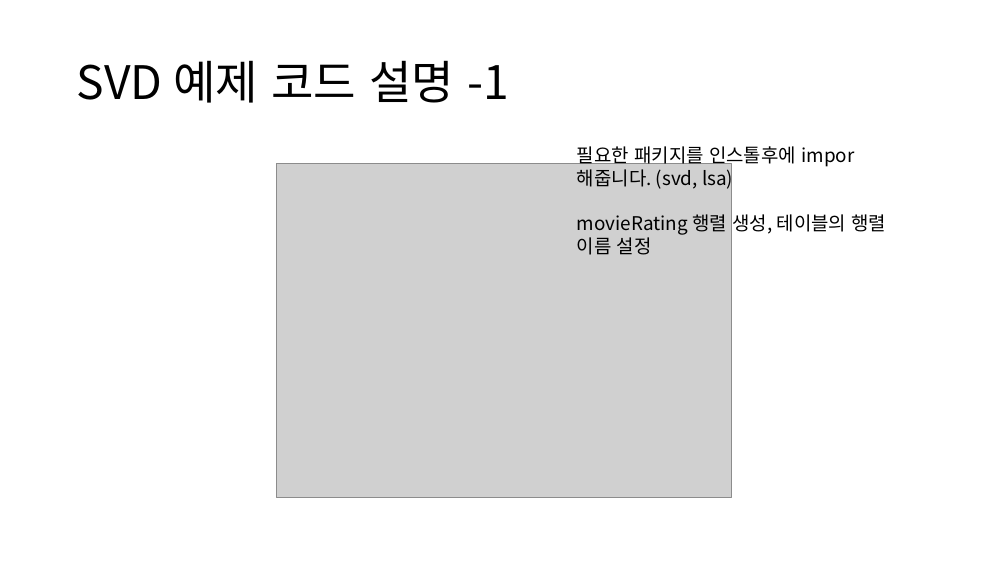
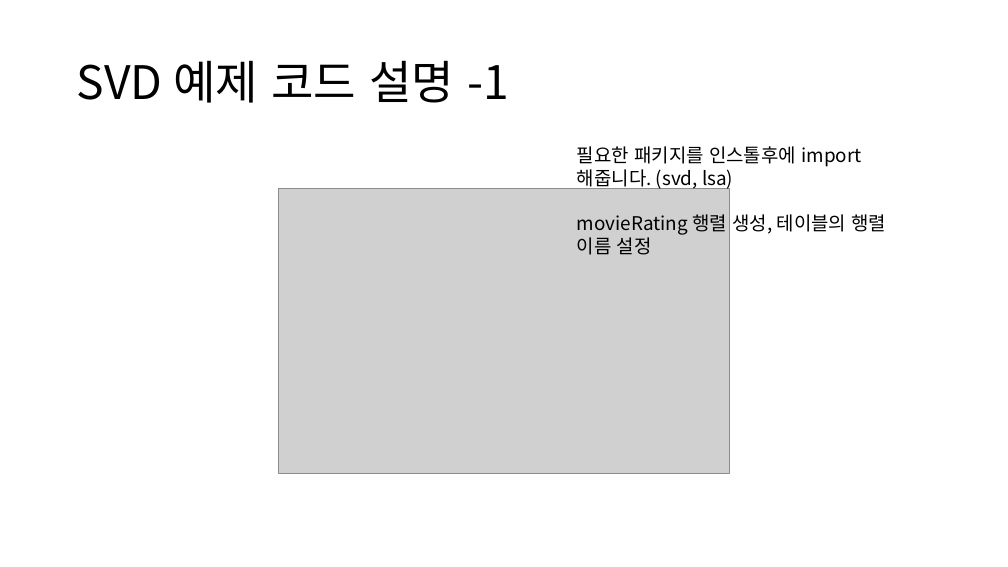
Before and after one commit to CheonSeounghyun/Coordination-Recommend, a slide deck: slide 6 of doc/12week.pptx. Drawn at 1008x567 pixels with LibreOffice and Linux fonts; fonts in the diff are those of the drawing; grey boxes stand for pictures. Boxes give left, top, right and bottom in pixels: in the first picture for what was removed or moved away, otherwise in the second. Text is boxed around its words. In the diff, an @@ line names an element or a change of style, - is before the commit and + after.

Commit message:
ppt

```diff
--- a/doc/12week.pptx
+++ b/doc/12week.pptx
@@ text at [577,146,796,190]: text changed @@
-필요한 패키지를 인스톨후에 impor해줍니다. (svd, lsa)
+필요한 패키지를 인스톨후에 import해줍니다. (svd, lsa)
@@ picture: place and size @@
-picture at [277,164,732,498]
+picture at [279,189,730,473]
```
Also in this commit, not shown: 13 other slides changed.
